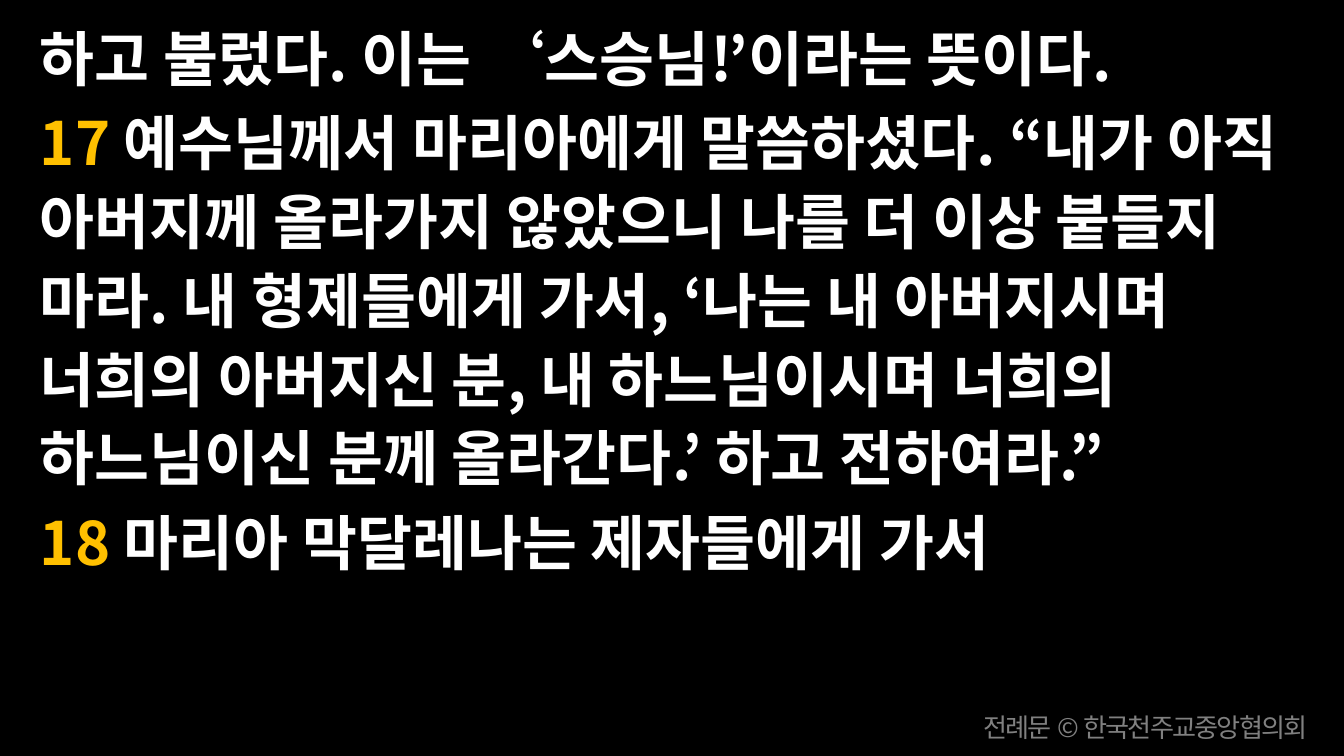
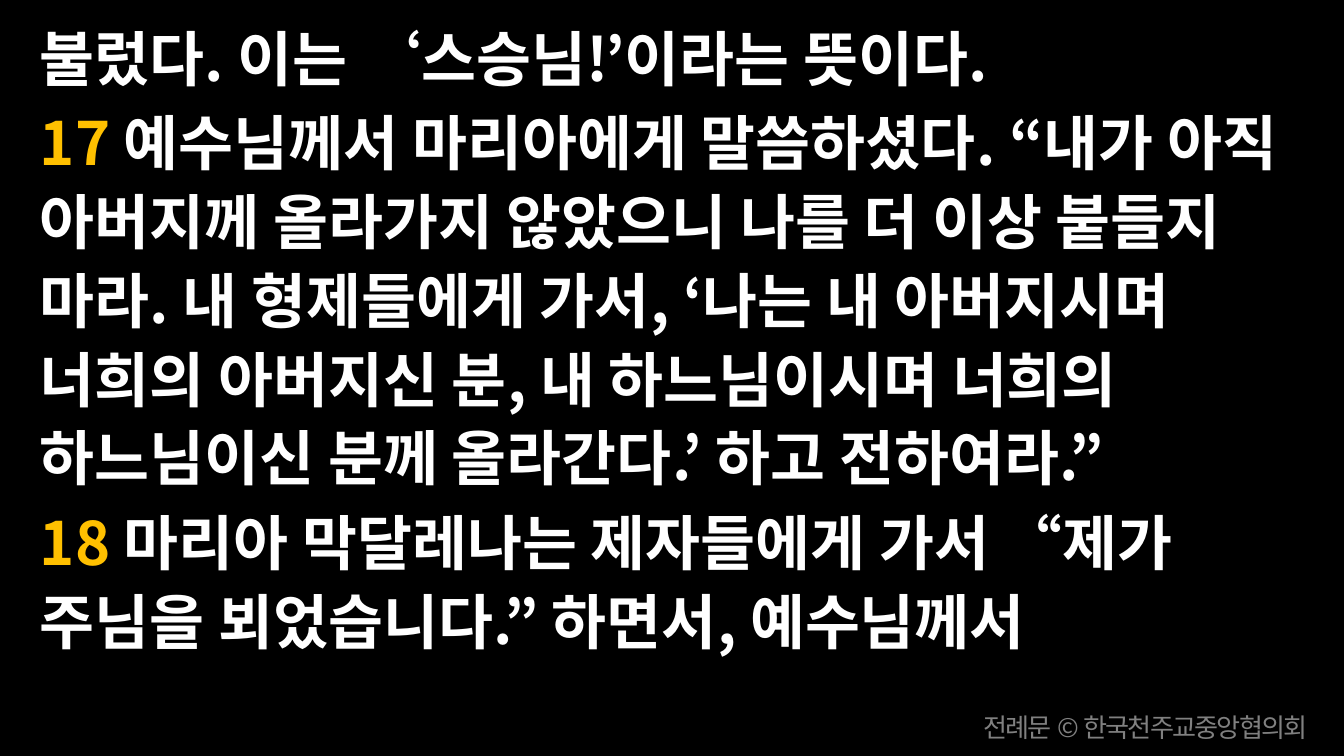
Before and after one commit to scottpark/missa_ppt, a slide deck: slide 33 of 20260722/20260722_성녀 마리아 막달레나 축일.pptx. Drawn at 1344x756 pixels with LibreOffice and Linux fonts; fonts in the diff are those of the drawing. Boxes give left, top, right and bottom in pixels: in the first picture for what was removed or moved away, otherwise in the second. Text is boxed around its words. In the diff, an @@ line names an element or a change of style, - is before the commit and + after.

```diff
--- a/20260722/20260722_성녀 마리아 막달레나 축일.pptx
+++ b/20260722/20260722_성녀 마리아 막달레나 축일.pptx
@@ text at (40,30,988,87): text changed @@
-하고 불렀다. 이는 ‘스승님!’이라는 뜻이다.
+불렀다. 이는 ‘스승님!’이라는 뜻이다.
@@ text at (40,514,1173,657): text changed @@
-18 마리아 막달레나는 제자들에게 가서
+18 마리아 막달레나는 제자들에게 가서 “제가 주님을 뵈었습니다.” 하면서, 예수님께서
```
Also in this commit, not shown: 6 other slides changed, 9 other files.
